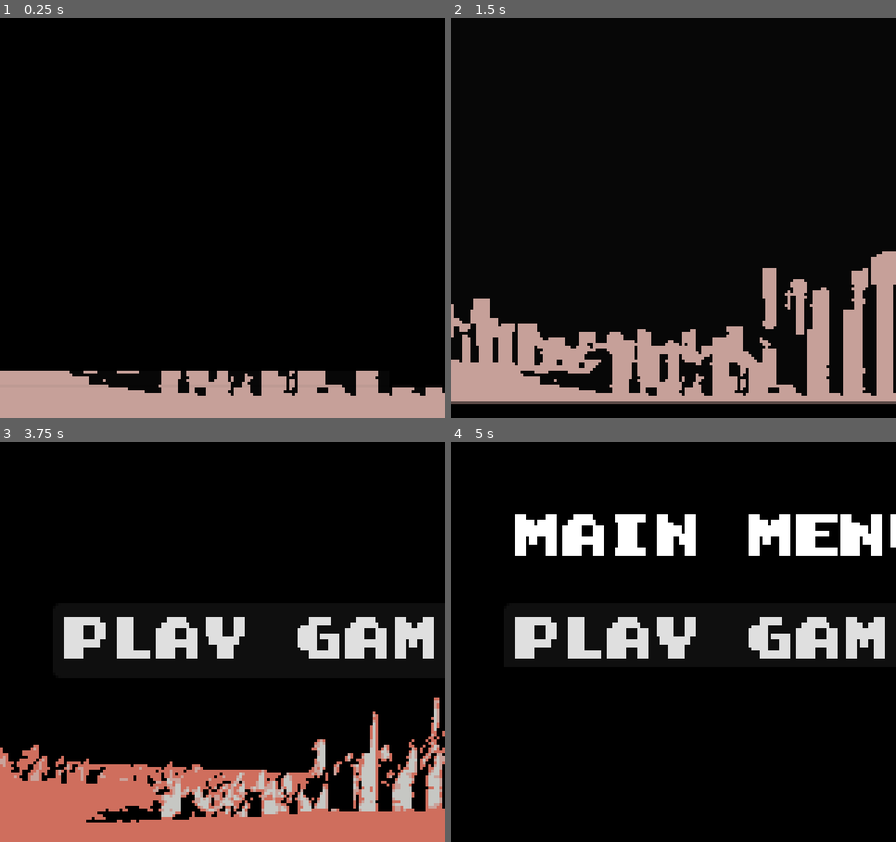
Above: before the commit, frames 1-4 (two rows, left to right).
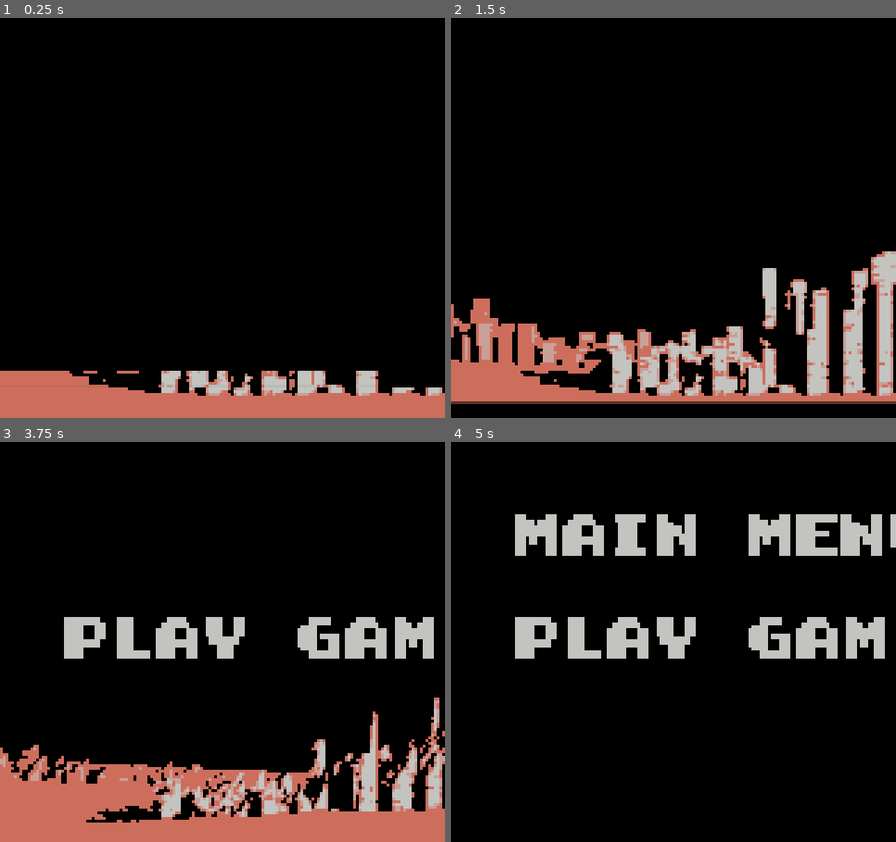
Above: after the commit, the same moments.

Repository: Arsen-PhylJoy/GBJam-11-BCPSW
Game: Godot game, scene res://game/the_game.tscn
Same seed, same stepped clock (60 frames per second), same inputs: the game is played once before the commit and once after it.
Inputs:
- Up to frame 1 (0.25 s): no input
- Up to frame 2 (1.5 s): tap Enter (start) at 0.5, 1.35 s; hold Right (dpad_right) 0.53-1.28 s; hold Enter (start) 0.53-1.28 s; hold Left (dpad_left) from 1.28 s (still down)
- Up to frame 3 (3.75 s): release Left (dpad_left) at 2.03 s; hold Enter (start) 2.03-2.78 s; hold Right (dpad_right) 2.03-3.53 s; tap Enter (start) at 2.85 s; hold Left (dpad_left) from 3.53 s (still down); hold Enter (start) from 3.53 s (still down)
- Up to frame 4 (5 s): keep holding Left (dpad_left); release Enter (start) at 4.28 s; tap Enter (start) at 4.35 s

The runs differ from the first frame. In frame 1, 9.0% of the frame differs, in the area x 0-100%, y 88-100%; in frame 2, 14%, in the area x 0-100%, y 58-97%; in frame 3, 4.5%; in frame 4, 9.6%.

Commit message:
Set up 4-color post-process for scenes

Diff:
--- a/Menu_System/Scenes/intro_scene.tscn
+++ b/Menu_System/Scenes/intro_scene.tscn
@@ -1,11 +1,11 @@
-[gd_scene load_steps=9 format=3 uid="uid://c1n0exhontfwp"]
+[gd_scene load_steps=10 format=3 uid="uid://c1n0exhontfwp"]
 
 [ext_resource type="Script" path="res://Menu_System/Scripts/intro_scene.gd" id="1_5vhko"]
 [ext_resource type="Texture2D" uid="uid://mnfm8t54ub5m" path="res://assets/graphic/intro_animation/intro_animation_spritesheet.png" id="2_foxay"]
 [ext_resource type="Texture2D" uid="uid://c2nnqk32wefgo" path="res://assets/ui/game_logo.png" id="3_g560r"]
 [ext_resource type="Animation" uid="uid://b1yb5hf8hw5fp" path="res://scenes/ui/animations/title_animation.res" id="4_7iqfs"]
 [ext_resource type="AudioStream" uid="uid://depas4vjl8k8j" path="res://assets/audio/music/game-intro/intro.mp3" id="5_8ikoq"]
-[ext_resource type="PackedScene" uid="uid://c2xakack5y76v" path="res://scenes/postprocesses_layers/color_4_post_process.tscn" id="6_cypl3"]
+[ext_resource type="Shader" path="res://scripts/postprocesses_layers/color_4_post_process.gdshader" id="6_eurtj"]
 
 [sub_resource type="Animation" id="Animation_0gx4q"]
 length = 0.001
@@ -15,6 +15,15 @@
 "RESET": SubResource("Animation_0gx4q"),
 "title_animation": ExtResource("4_7iqfs")
 }
+
+[sub_resource type="ShaderMaterial" id="ShaderMaterial_mbmxm"]
+shader = ExtResource("6_eurtj")
+shader_parameter/color1 = Color(0, 0, 0, 1)
+shader_parameter/color2 = Color(0.803922, 0.431373, 0.364706, 1)
+shader_parameter/color3 = Color(0.785156, 0.628906, 0.597656, 1)
+shader_parameter/color4 = Color(0.765625, 0.769531, 0.753906, 1)
+shader_parameter/simple_shading_mode = true
+shader_parameter/brightness_factor = 0.0
 
 [node name="Intro Scene" type="Node2D"]
 script = ExtResource("1_5vhko")
@@ -38,4 +47,12 @@
 [node name="intro-audio" type="AudioStreamPlayer" parent="intro_scene_animation"]
 stream = ExtResource("5_8ikoq")
 
-[node name="color_4_post_process" parent="." instance=ExtResource("6_cypl3")]
+[node name="color_4_post_process" type="CanvasLayer" parent="."]
+
+[node name="ColorRect" type="ColorRect" parent="color_4_post_process"]
+material = SubResource("ShaderMaterial_mbmxm")
+anchors_preset = 15
+anchor_right = 1.0
+anchor_bottom = 1.0
+grow_horizontal = 2
+grow_vertical = 2
--- a/Menu_System/Scenes/main_menu.tscn
+++ b/Menu_System/Scenes/main_menu.tscn
@@ -1,10 +1,20 @@
-[gd_scene load_steps=6 format=3 uid="uid://updxlsecf8xr"]
+[gd_scene load_steps=8 format=3 uid="uid://updxlsecf8xr"]
 
 [ext_resource type="Script" path="res://Menu_System/Scripts/main_menu.gd" id="1_2fjw2"]
 [ext_resource type="Script" path="res://Menu_System/Scripts/play_button.gd" id="2_bqwm6"]
 [ext_resource type="Theme" uid="uid://g175br3gjr52" path="res://ui/main-menu/main_menu.tres" id="2_rsrfe"]
 [ext_resource type="Texture2D" uid="uid://mnfm8t54ub5m" path="res://assets/graphic/intro_animation/intro_animation_spritesheet.png" id="4_jx8uq"]
+[ext_resource type="Shader" path="res://scripts/postprocesses_layers/color_4_post_process.gdshader" id="6_ekvbl"]
 [ext_resource type="AudioStream" uid="uid://ba13tw6pi0ktv" path="res://assets/audio/music/main-menu/main-menu.mp3" id="6_s3jd5"]
+
+[sub_resource type="ShaderMaterial" id="ShaderMaterial_mbmxm"]
+shader = ExtResource("6_ekvbl")
+shader_parameter/color1 = Color(0, 0, 0, 1)
+shader_parameter/color2 = Color(0.803922, 0.431373, 0.364706, 1)
+shader_parameter/color3 = Color(0.785156, 0.628906, 0.597656, 1)
+shader_parameter/color4 = Color(0.765625, 0.769531, 0.753906, 1)
+shader_parameter/simple_shading_mode = true
+shader_parameter/brightness_factor = 0.0
 
 [node name="Main Menu" type="Control"]
 layout_mode = 3
@@ -14,6 +24,17 @@
 offset_right = 109.0
 offset_bottom = 55.0
 script = ExtResource("1_2fjw2")
+
+[node name="color_4_post_process" type="CanvasLayer" parent="."]
+
+[node name="ColorRect" type="ColorRect" parent="color_4_post_process"]
+material = SubResource("ShaderMaterial_mbmxm")
+anchors_preset = 15
+anchor_right = 1.0
+anchor_bottom = 1.0
+grow_horizontal = 2
+grow_vertical = 2
+mouse_filter = 2
 
 [node name="Label" type="Label" parent="."]
 layout_mode = 1
--- a/game/levels/level_1_alpha_test.tscn
+++ b/game/levels/level_1_alpha_test.tscn
@@ -12,12 +12,22 @@
 [ext_resource type="AudioStream" uid="uid://b5358xumoanqi" path="res://assets/audio/music/pause-menu/pause-menu.mp3" id="6_7fkxr"]
 [ext_resource type="AudioStream" uid="uid://o6v8xjv4sk33" path="res://assets/audio/music/environment/env_01/ambient/env_01_ambient.mp3" id="7_r3uri"]
 [ext_resource type="AudioStream" uid="uid://cl3i7svr4j82y" path="res://assets/audio/music/menu-actions/click.mp3" id="7_tpnfv"]
+[ext_resource type="Shader" path="res://scripts/postprocesses_layers/color_4_post_process.gdshader" id="13_3pygw"]
 
 [sub_resource type="RectangleShape2D" id="RectangleShape2D_dnu3l"]
 size = Vector2(30, 44.898)
 
 [sub_resource type="RectangleShape2D" id="RectangleShape2D_wauqm"]
 size = Vector2(11, 237)
+
+[sub_resource type="ShaderMaterial" id="ShaderMaterial_mbmxm"]
+shader = ExtResource("13_3pygw")
+shader_parameter/color1 = Color(0, 0, 0, 1)
+shader_parameter/color2 = Color(0.803922, 0.431373, 0.364706, 1)
+shader_parameter/color3 = Color(0.785156, 0.628906, 0.597656, 1)
+shader_parameter/color4 = Color(0.765625, 0.769531, 0.753906, 1)
+shader_parameter/simple_shading_mode = true
+shader_parameter/brightness_factor = 0.0
 
 [node name="level_1_alpha_test" type="Node"]
 script = ExtResource("1_4novl")
@@ -112,4 +122,15 @@
 scale = Vector2(0.1, 1)
 shape = SubResource("RectangleShape2D_wauqm")
 
+[node name="color_4_post_process" type="CanvasLayer" parent="."]
+
+[node name="ColorRect" type="ColorRect" parent="color_4_post_process"]
+material = SubResource("ShaderMaterial_mbmxm")
+anchors_preset = 15
+anchor_right = 1.0
+anchor_bottom = 1.0
+grow_horizontal = 2
+grow_vertical = 2
+mouse_filter = 2
+
 [connection signal="unpause" from="Pause Screen" to="." method="_on_pause_screen_unpause"]
--- a/scenes/postprocesses_layers/color_4_post_process.tscn
+++ b/scenes/postprocesses_layers/color_4_post_process.tscn
@@ -1,14 +1,15 @@
-[gd_scene load_steps=4 format=3 uid="uid://c2xakack5y76v"]
+[gd_scene load_steps=3 format=3 uid="uid://c2xakack5y76v"]
 
 [ext_resource type="Shader" path="res://scripts/postprocesses_layers/color_4_post_process.gdshader" id="1_tyf8w"]
-[ext_resource type="Texture2D" uid="uid://mgrm2ow0wuev" path="res://assets/graphic/characters/hero/sprite_sheets/idle/character_01_idle_sheet.png" id="2_7jxkd"]
 
 [sub_resource type="ShaderMaterial" id="ShaderMaterial_mbmxm"]
 shader = ExtResource("1_tyf8w")
-shader_parameter/color1 = Color(0.0273438, 0.0273438, 0.0273438, 1)
-shader_parameter/color2 = Color(0.796875, 0.433594, 0.375, 1)
-shader_parameter/color3 = Color(0.777344, 0.628906, 0.601563, 1)
-shader_parameter/color4 = Color(0.933594, 0.902344, 0.859375, 1)
+shader_parameter/color1 = Color(0, 0, 0, 1)
+shader_parameter/color2 = Color(0.803922, 0.431373, 0.364706, 1)
+shader_parameter/color3 = Color(0.785156, 0.628906, 0.597656, 1)
+shader_parameter/color4 = Color(0.765625, 0.769531, 0.753906, 1)
+shader_parameter/simple_shading_mode = true
+shader_parameter/brightness_factor = 0.0
 
 [node name="color_4_post_process" type="CanvasLayer"]
 
@@ -19,7 +20,3 @@
 anchor_bottom = 1.0
 grow_horizontal = 2
 grow_vertical = 2
-
-[node name="Sprite2D" type="Sprite2D" parent="."]
-position = Vector2(253, 70)
-texture = ExtResource("2_7jxkd")
--- a/scripts/postprocesses_layers/color_4_post_process.gdshader
+++ b/scripts/postprocesses_layers/color_4_post_process.gdshader
@@ -4,14 +4,30 @@
 uniform vec4 color2: source_color;
 uniform vec4 color3: source_color;
 uniform vec4 color4: source_color;
+uniform bool simple_shading_mode = true;
+uniform float brightness_factor = 0.0;
 uniform sampler2D screen : hint_screen_texture, repeat_disable;
 
 void fragment() {
 	vec4 result_color;
+	bool stop_calculating = false;
 	vec4 current_color = texture(screen, SCREEN_UV);
 	if(		current_color == color1 || current_color == color2 ||
-			current_color == color3 || current_color == color4    ){
+			current_color == color3 || current_color == color4){
 		COLOR = current_color;
+		stop_calculating = true;
+	}
+	else if(simple_shading_mode == true && stop_calculating == false){
+		float average_color = (current_color.r+current_color.g+current_color.b)/3.0;
+		if(average_color>0.15+brightness_factor)
+			result_color = color1;
+		if(average_color > 0.25+brightness_factor)
+			result_color = color2;
+		if(average_color > 0.55+brightness_factor)
+			result_color = color3;
+		if(average_color > 0.75+brightness_factor)
+			result_color = color4;
+		COLOR = result_color;
 	}
 	else{
 		float distance_to_color[4];
Not shown: 1 places in game/levels/level_1_alpha_test.tscn that only renumber resources
